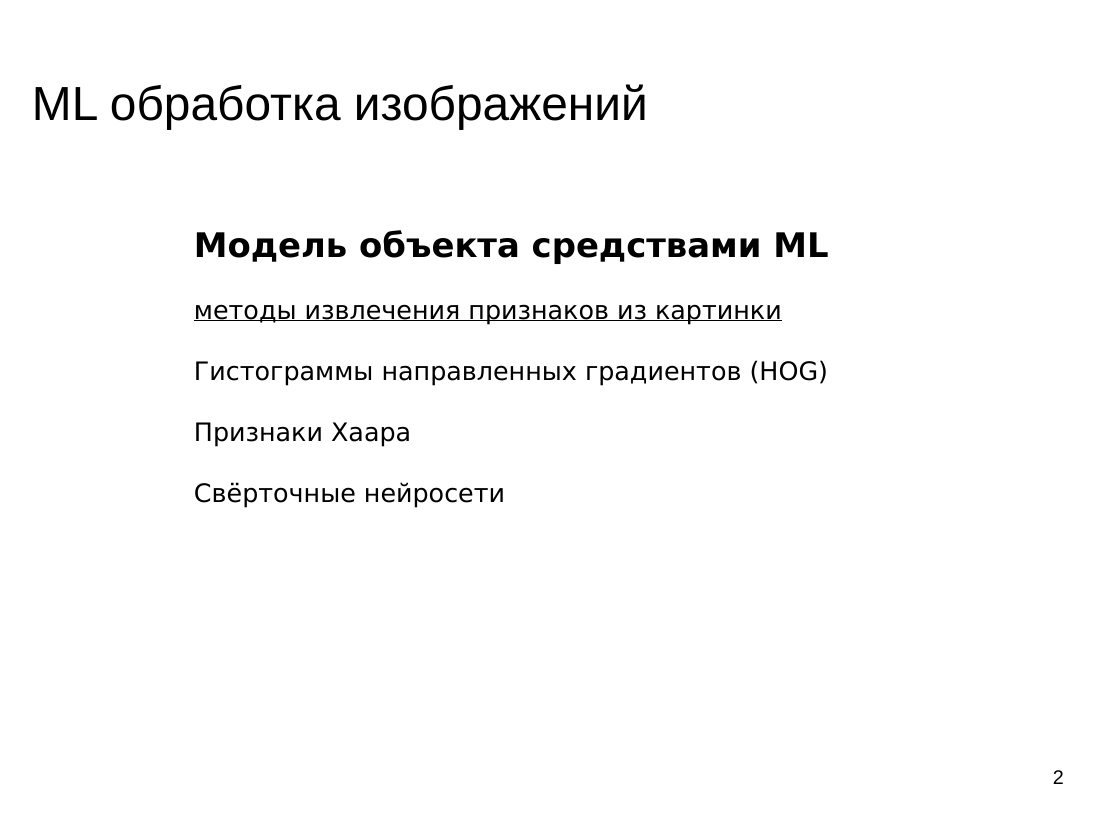
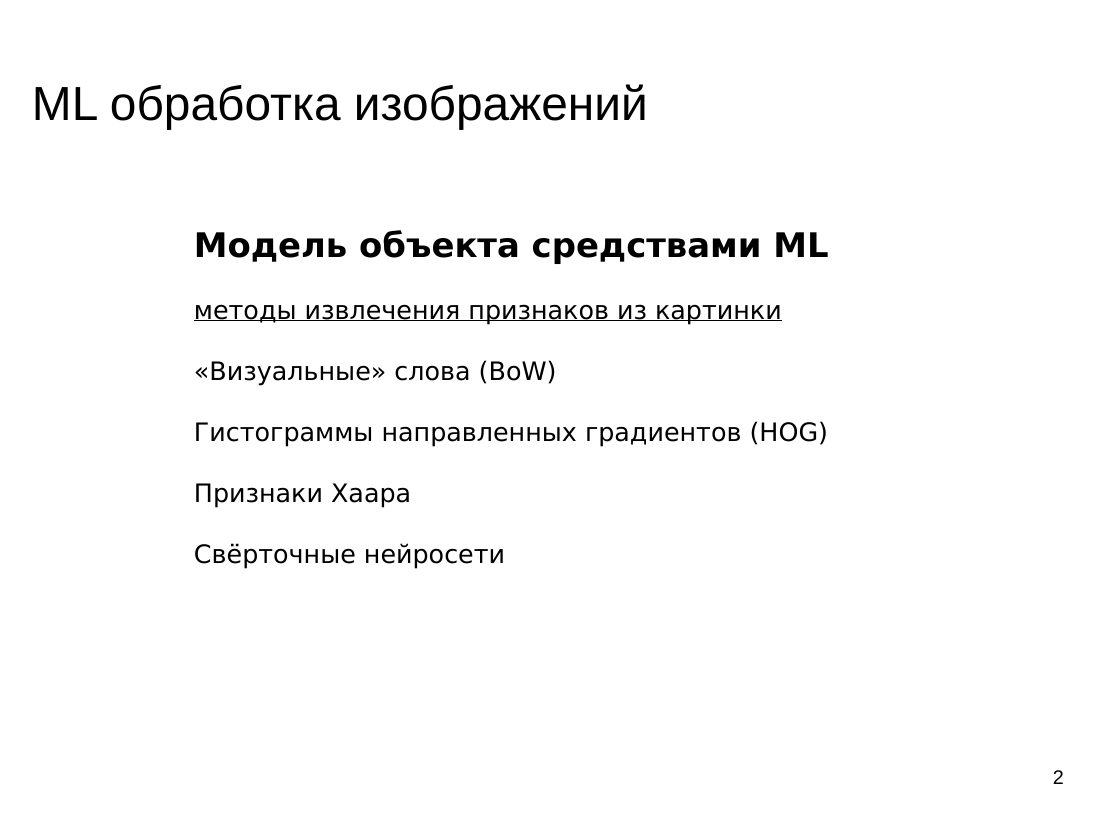
Before and after one commit to mechanoid5/ml_lectorium_legacy, a slide deck: slide 2 of 23-img-features.odp. Drawn at 1120x840 pixels with LibreOffice and Linux fonts; fonts in the diff are those of the drawing; background and template pictures are left out. Boxes give left, top, right and bottom in pixels: in the first picture for what was removed or moved away, otherwise in the second. Text is boxed around its words. In the diff, an @@ line names an element or a change of style, - is before the commit and + after.

```diff
--- a/23-img-features.odp
+++ b/23-img-features.odp
@@ text at (194,360,557,386): paragraph added @@
+«Визуальные» слова (BoW)
```
Also in this commit, not shown: 1 slide added, 2 other files.
